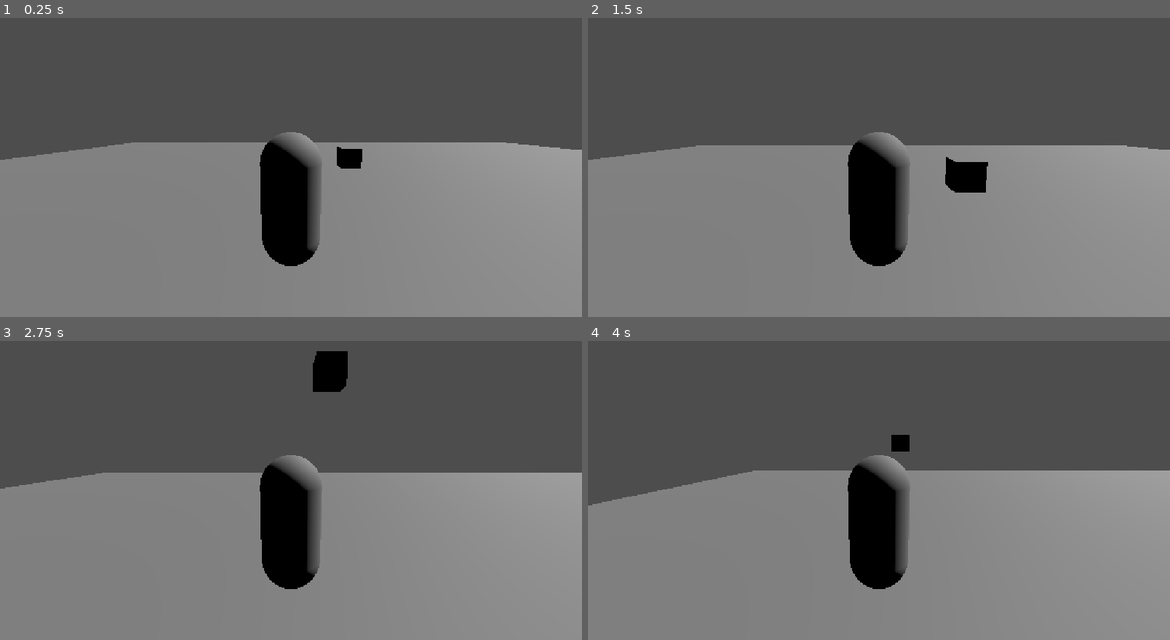
Above: before the commit, frames 1-4 (two rows, left to right).
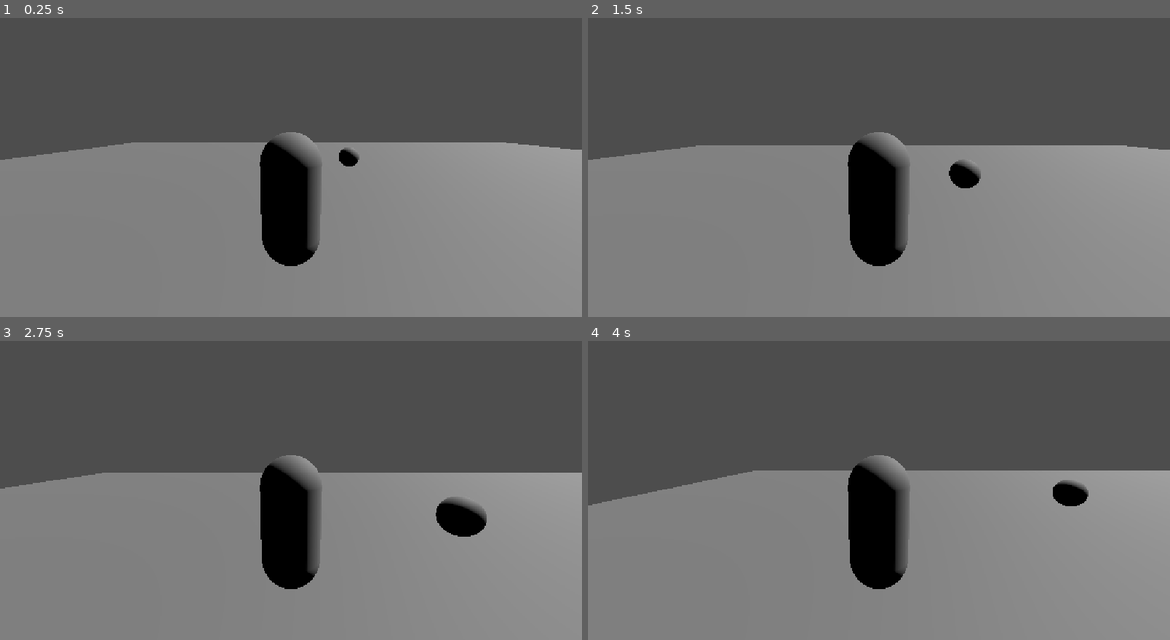
Above: after the commit, the same moments.

Repository: LaurenZeigler/Bug-Catcher
Game: Godot game, scene res://assets/mainScenes/whitebox/movementPlayground.tscn
Two runs of this game, one before a commit and one after it. Both use one fixed random seed, a clock stepped at 60 frames per second and the inputs below. This scene is started directly instead of the project's main scene.
Inputs:
- Up to frame 1 (0.25 s): no input
- Up to frame 2 (1.5 s): tap Enter at 0.5 s; hold Ctrl (crouch) 0.53-1.28 s; hold W (move_up) from 0.53 s (still down); tap Shift (sprint) at 1.35 s
- Up to frame 3 (2.75 s): release W (move_up) at 2.03 s; hold A (move_left) from 2.03 s (still down); hold Ctrl (crouch) from 2.03 s (still down)
- Up to frame 4 (4 s): release Ctrl (crouch) at 2.78 s; tap Shift (sprint) at 2.85 s; release A (move_left) at 3.53 s; hold S (move_down) from 3.53 s (still down); hold Ctrl (crouch) from 3.53 s (still down)

The runs differ from the first frame. In frame 1, 0.2% of the frame differs, in the area x 57-63%, y 43-51%; in frame 2, 0.4%; in frame 3, 1.7%, in the area x 53-84%, y 3-66%; in frame 4, 0.6%.

Commit message:
fixed bug movement/pathing

Diff:
--- a/bugc/assets/characterNodes/mainBug.tscn
+++ b/bugc/assets/characterNodes/mainBug.tscn
@@ -2,20 +2,18 @@
 
 [ext_resource type="Script" uid="uid://drd760anhxn3f" path="res://assets/scripts/bugBehavior/bugBehavior.gd" id="1_u8rkr"]
 
-[sub_resource type="BoxMesh" id="BoxMesh_735tp"]
+[sub_resource type="SphereMesh" id="SphereMesh_u8rkr"]
 
-[sub_resource type="BoxShape3D" id="BoxShape3D_m74y1"]
+[sub_resource type="SphereShape3D" id="SphereShape3D_akxyx"]
 
-[node name="mainBug" type="RigidBody3D" unique_id=2021857881]
-collision_layer = 512
-collision_mask = 257
+[node name="mainBug" type="CharacterBody3D" unique_id=538178057]
 script = ExtResource("1_u8rkr")
 
 [node name="MeshInstance3D" type="MeshInstance3D" parent="." unique_id=259309487]
-mesh = SubResource("BoxMesh_735tp")
+mesh = SubResource("SphereMesh_u8rkr")
 
 [node name="CollisionShape3D" type="CollisionShape3D" parent="." unique_id=1580186757]
-shape = SubResource("BoxShape3D_m74y1")
+shape = SubResource("SphereShape3D_akxyx")
 
 [node name="Timer" type="Timer" parent="." unique_id=958815534]
 
--- a/bugc/assets/mainScenes/whitebox/movementPlayground.tscn
+++ b/bugc/assets/mainScenes/whitebox/movementPlayground.tscn
@@ -21,4 +21,3 @@
 
 [node name="mainBug" parent="." unique_id=2021857881 instance=ExtResource("4_8lsqv")]
 transform = Transform3D(1, 0, 0, 0, 1, 0, 0, 0, 1, 0, 0.5, 0)
-collision_mask = 1
--- a/bugc/assets/mainScenes/whitebox/whiteboxObjects/plane.tscn
+++ b/bugc/assets/mainScenes/whitebox/whiteboxObjects/plane.tscn
@@ -1,10 +1,14 @@
 [gd_scene format=3 uid="uid://leh8y087iygp"]
+
+[sub_resource type="NavigationMesh" id="NavigationMesh_m74y1"]
+cell_height = 0.01
 
 [sub_resource type="PlaneMesh" id="PlaneMesh_qkw6c"]
 
 [sub_resource type="WorldBoundaryShape3D" id="WorldBoundaryShape3D_38uue"]
 
-[node name="Node3D" type="Node3D" unique_id=118299117]
+[node name="NavigationRegion3D" type="NavigationRegion3D" unique_id=1388133900]
+navigation_mesh = SubResource("NavigationMesh_m74y1")
 
 [node name="StaticBody3D" type="StaticBody3D" parent="." unique_id=1128082440]
 collision_mask = 768
--- a/bugc/assets/scripts/bugBehavior/bugBehavior.gd
+++ b/bugc/assets/scripts/bugBehavior/bugBehavior.gd
@@ -1,4 +1,4 @@
-extends RigidBody3D
+extends CharacterBody3D
 
 @export var speed := 1.5
 
@@ -25,7 +25,7 @@
 			var random_target = Vector3(randf_range(-10,10), 0, randf_range(-10,10))
 			nav_agent.target_position = random_target
 			state = State.WALKING
-			timer.start(walking_duration)
+			timer.start(idle_duration)
 		State.WALKING:
 			state = State.IDLE
 
@@ -35,15 +35,15 @@
 			state = State.IDLE
 			timer.start(idle_duration)
 		else:
-			move_toward_target(speed, delta)
+			move_toward_target(speed)
 
-func move_toward_target(move_speed, time):
-	var next_position = nav_agent.get_target_position()
-	#var direction = (next_position - global_transform.origin).normalized()
-	var new_velocity = (next_position * move_speed).normalized()
-	print (next_position)
-	print("moving" + str(new_velocity))
-	position = position.slerp(next_position, time)
-	#if direction.length() > 0:
-		#var target_rotation = global_transform.looking_at(next_position).basis
-		#global_transform.basis = global_transform.basis.slerp(target_rotation,0.1)
+func move_toward_target(move_speed):
+	var next_position = nav_agent.target_position
+	var direction = (next_position - global_transform.origin).normalized()
+	velocity = direction * move_speed
+	print(next_position)
+	print("moving to" + str(direction))
+	move_and_slide()
+	if direction.length() > 0:
+		var target_rotation = global_transform.looking_at(next_position).basis
+		global_transform.basis = global_transform.basis.slerp(target_rotation,0.1)
Not shown, added: bugc/assets/3Dmeshes/catmodel.fbx.import
